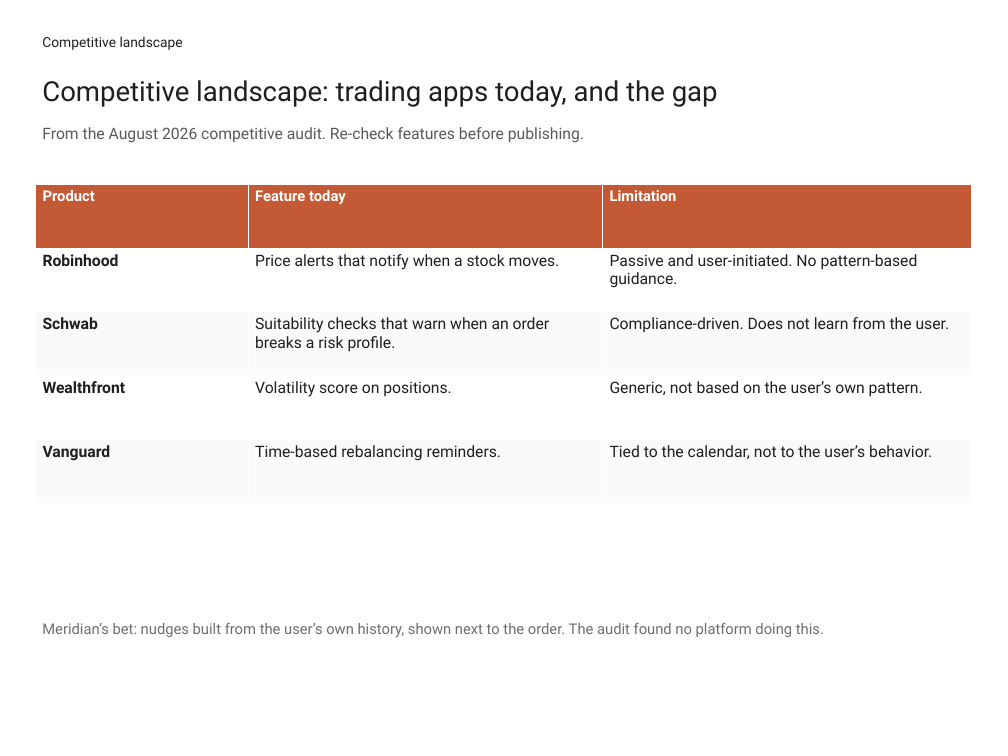
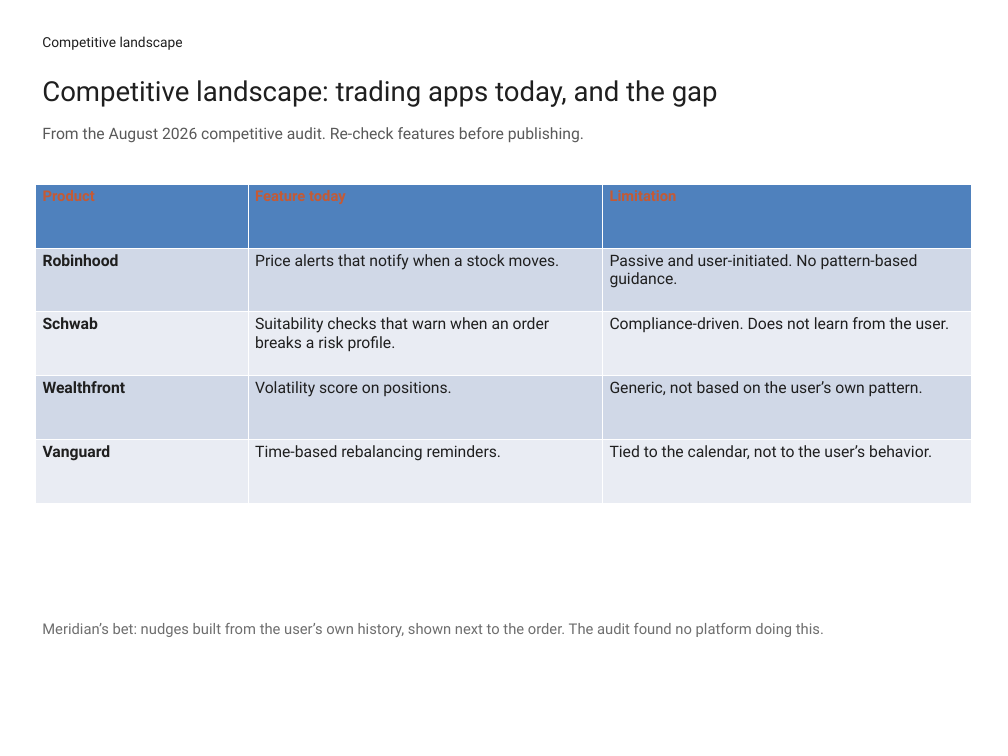
Before and after one commit to CHUNKY21/portfolio-export, a slide deck: slide 29 of Portfolio-Core.pptx (slide 30 before the commit). Drawn at 1008x756 pixels with LibreOffice and Linux fonts; fonts in the diff are those of the drawing. Boxes give left, top, right and bottom in pixels: in the first picture for what was removed or moved away, otherwise in the second. Text is boxed around its words. In the diff, an @@ line names an element or a change of style, - is before the commit and + after.

```diff
--- a/Portfolio-Core.pptx
+++ b/Portfolio-Core.pptx
@@ table at (35,184,971,503) @@
@@ fill #C45A35 to #4F81BD in row 1 @@
@@ fill #FFFFFF to #D0D8E8 in 6 cells @@
@@ fill #FAFAFA to #E9EDF4 in 6 cells @@
@@ text colour #FFFFFF to #C45A35 in "Product", "Feature today", "Limitation" @@
```
Also in this commit, not shown: 6 slides added, 4 other files.
